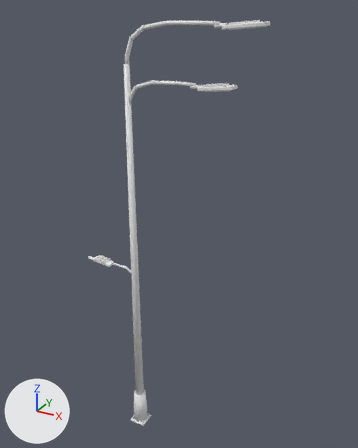
A saved change to the Blender file assets/blender/props.blend.
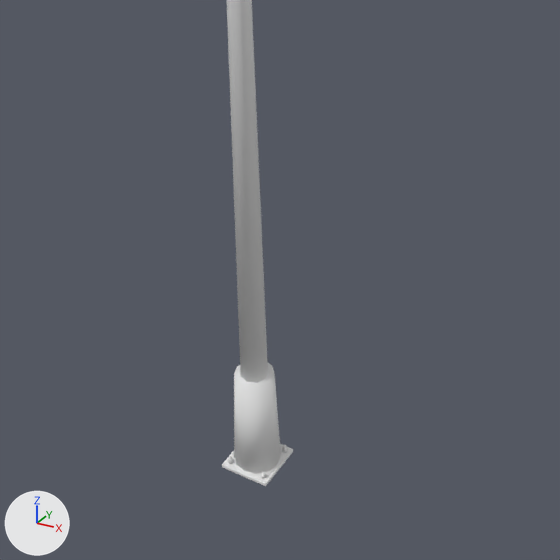
Each version appears first whole from a 50 mm camera at (5.91, -8.58, 10.35) aimed at (0.9, 0.54, 5.8), and next in a close-up on the part from 18% to 64% of the width and 63% to 100% of the height. Arrows for +X, +Y and +Z are at lower left; the lights stay in place. The last two pictures show the newer version.

The older version as bpy lines, for what is in view:
```python
me_cone_007 = bpy.data.meshes.new('Cone.007')
me_cone_007.from_pydata(...)  # 362 vertices, 294 faces; spans x -0.21..2.89, y -0.21..0.21, z -4.65..5.49
# faces by material slot: [244, 44, 6]
me_cone_007.materials.append(mat_galv)  # white #e7e7e7
me_cone_007.materials.append(mat_dark)  # white #e7e7e7
me_cone_007.materials.append(mat_lens)  # white #e7e7e7
me_cone_021 = bpy.data.meshes.new('Cone.021')
me_cone_021.from_pydata(...)  # 516 vertices, 394 faces; spans x -1.36..2.35, y -0.21..0.21, z -4.2..4.85
# faces by material slot: [328, 54, 12]
me_cone_021.materials.append(mat_galv)  # white #e7e7e7
me_cone_021.materials.append(mat_dark)  # white #e7e7e7
me_cone_021.materials.append(mat_lens)  # white #e7e7e7
ob_lamp_city = bpy.data.objects.new('lamp_city', me_cone_021)
ob_lamp_city.location = (0.0, 0.0, 4.2)
ob_lamp_hw = bpy.data.objects.new('lamp_hw', me_cone_007)
ob_lamp_hw.location = (0.0, 0.0, 4.65)
```
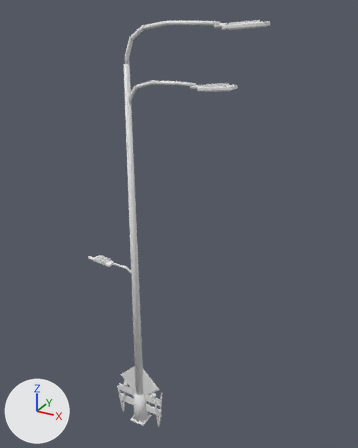
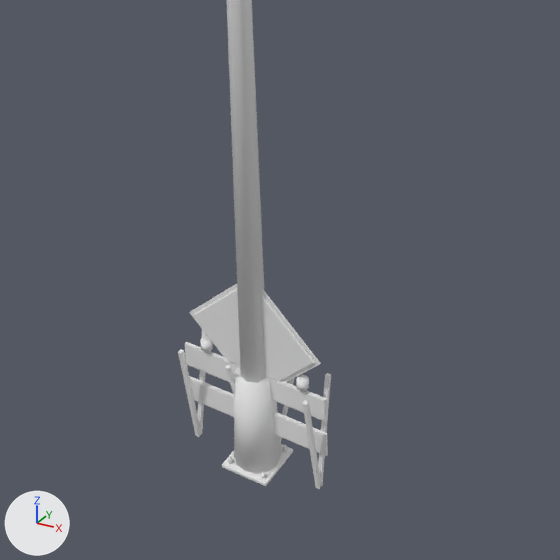
Pixel boxes [x1, y1, x2, y2] of what changed, in the close-ups (560 x 560 px):
'barricade', added: after [178, 329, 331, 489]
    faces in mat_galv (white #e7e7e7): [178, 329, 331, 489]
    faces in mat_dark (white #e7e7e7): [202, 351, 325, 455]
    faces in mat_sign (white #e7e7e7): [186, 345, 307, 447]
    faces in mat_refl (white #e7e7e7): [200, 336, 309, 391]
'work_sign', added: after [189, 284, 321, 444]
    faces in mat_cone (white #e7e7e7): [194, 289, 314, 382]
    faces in mat_dark (white #e7e7e7): [189, 284, 321, 382]
    faces in mat_galv (white #e7e7e7): [225, 365, 295, 444]

The change, as a list of edits to the scene's bpy script:
```text
Add mat_cone:
    mat_cone = principled_material('cone')
    mat_cone.base_color = (0.8, 0.8, 0.8)  # white #e7e7e7
Add mat_sign:
    mat_sign = principled_material('sign')
    mat_sign.base_color = (0.8, 0.8, 0.8)  # white #e7e7e7
Add mat_refl:
    mat_refl = principled_material('refl')
    mat_refl.base_color = (0.8, 0.8, 0.8)  # white #e7e7e7
Add me_cube_125:
    me_cube_125.from_pydata(...)  # 104 vertices, 90 faces; spans x -0.94..0.25, y -0.28..0.28, z -0.56..1.29
    # faces by material slot: [18, 54, 18]
    me_cube_125.materials.append(mat_galv)  # white #e7e7e7
    me_cube_125.materials.append(mat_cone)  # white #e7e7e7
    me_cube_125.materials.append(mat_dark)  # white #e7e7e7
Add me_cube_096:
    me_cube_096.from_pydata(...)  # 216 vertices, 156 faces; spans x -0.08..1.24, y -0.017..0.351, z -0.518..0.522
    # faces by material slot: [36, 48, 48, 24]
    me_cube_096.materials.append(mat_galv)  # white #e7e7e7
    me_cube_096.materials.append(mat_sign)  # white #e7e7e7
    me_cube_096.materials.append(mat_dark)  # white #e7e7e7
    me_cube_096.materials.append(mat_refl)  # white #e7e7e7
Add ob_work_sign:
    ob_work_sign = bpy.data.objects.new('work_sign', me_cube_125)
    ob_work_sign.location = (0.2, 0.12, 0.5)
    ob_work_sign.rotation_euler = (0.0, 0.2, 0.0)  # degrees (0, 11, 0)
Add ob_barricade:
    ob_barricade = bpy.data.objects.new('barricade', me_cube_096)
    ob_barricade.location = (-0.58, -0.088, 0.5)
    ob_barricade.rotation_euler = (0.16, 0.0, 0.0)  # degrees (9.2, 0, 0)
```
